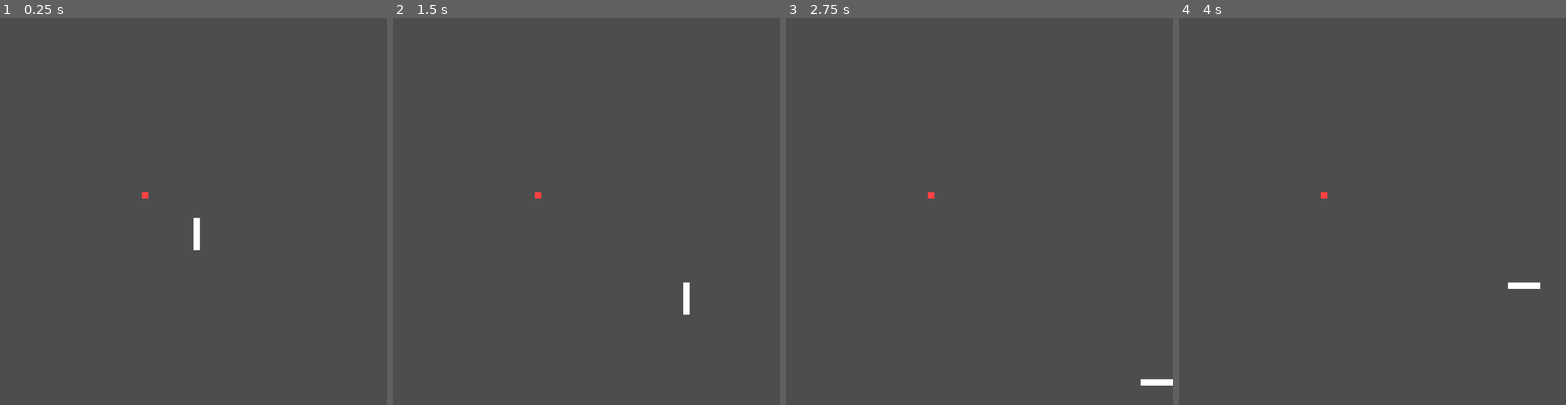
Above: before the commit, frames 1-4 (left to right).
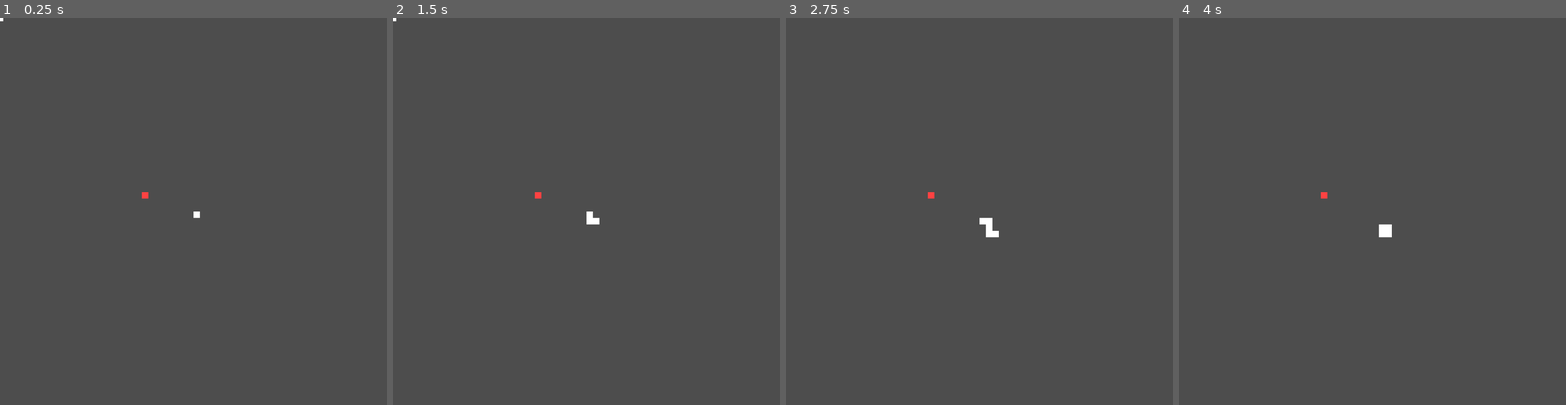
Above: after the commit, the same moments.

Repository: lcrol77/godot-coding-challenges
Game: Godot game, scene res://main.tscn
The game is run twice, just before and just after one commit, with the same random seed, the same clock (stepped at 60 frames per second) and the same inputs.
Inputs:
- Up to frame 1 (0.25 s): no input
- Up to frame 2 (1.5 s): hold D (right) 0.53-1.28 s; hold S (down) from 1.28 s (still down)
- Up to frame 3 (2.75 s): release S (down) at 2.03 s; hold D (right) from 2.03 s (still down)
- Up to frame 4 (4 s): release D (right) at 2.78 s; hold W (up) 2.78-3.53 s; tap Enter at 3.5 s; hold A (left) from 3.53 s (still down)

The runs differ from the first frame. In frame 1, 0.2% of the frame differs, in the area x 0-52%, y 0-60%; in frame 2, 0.2%; in frame 3, 0.3%, in the area x 50-100%, y 51-95%; in frame 4, 0.3%.

Commit message:
fix: issue where snake would run into itself if you buffered the corect inputs

Diff:
--- a/snake/components/snake/snake.gd
+++ b/snake/components/snake/snake.gd
@@ -4,16 +4,14 @@
 @export var move_delay: float = 0.1  # Time (in seconds) between moves
 @onready var body: Node = $Body
 
-enum CardinalDirection {
-	HORIZ, VERT
-}
-
 const SNAKE_BODY = preload("res://components/snake/snakeBody/snake_body.tscn")
 var target_position: Vector2
 var direction: Vector2 = Vector2.DOWN
-var curr_cardnal_direction: CardinalDirection = CardinalDirection.VERT
+# this is the direction that is being "processed on this physics step"
+var curr_physics_direction: Vector2 = direction
 var time_since_last_move: float = 0.0
 var last_pos: Vector2
+
 
 func _ready() -> void:
 	target_position = global_position
@@ -23,6 +21,7 @@
 	if time_since_last_move >= move_delay:
 		last_pos = global_position
 		target_position = global_position + (direction * step_size)
+		curr_physics_direction = direction
 		global_position = target_position
 		Events.grid_add.emit(self)
 		time_since_last_move = 0.0
@@ -34,29 +33,21 @@
 			Events.grid_add.emit(child)
 		Events.grid_remove.emit(last_pos)
 
-
-
 func _process(_delta: float) -> void:
 	var input_direction := Input.get_vector("left", "right", "up", "down")
-	var new_direction: CardinalDirection
-	var horizontal = Input.is_action_pressed("right") or Input.is_action_pressed("left")
-	var vertical = Input.is_action_pressed("up") or Input.is_action_pressed("down")
-	match true:
-		horizontal:
-			new_direction = CardinalDirection.HORIZ
-		vertical:
-			new_direction = CardinalDirection.VERT
+	# FIXME: game current will allow you to cycle through vert -> horiz -> vert without actually
+	# applying a direction update in _physics_process. This can cause the game to think that it
+	# applied the correct logic but it didn't.
+	if Input.is_action_pressed("right") || Input.is_action_pressed("left"):
+		input_direction.y = 0
+	elif Input.is_action_pressed("up") || Input.is_action_pressed("down"):
+		input_direction.x = 0
+	input_direction = input_direction.normalized()
+	if _input_direction_valid(input_direction):
+		direction = input_direction
 
-	if input_direction != Vector2.ZERO and new_direction != curr_cardnal_direction:
-		direction = input_direction
-		if Input.is_action_pressed("right") || Input.is_action_pressed("left"):
-			direction.y = 0
-			curr_cardnal_direction = CardinalDirection.HORIZ
-		elif Input.is_action_pressed("up") || Input.is_action_pressed("down"):
-			direction.x = 0
-			curr_cardnal_direction = CardinalDirection.VERT
-
-	direction = direction.normalized()
+func _input_direction_valid(input_direction) -> bool:
+	return (input_direction.x != 0 and curr_physics_direction.x == 0) or (input_direction.y != 0 and curr_physics_direction.y == 0)
 
 func _add_snake_body(snake_body: SnakeBody) -> void:
 	body.add_child(snake_body)
--- a/snake/main.gd
+++ b/snake/main.gd
@@ -24,7 +24,7 @@
 	var pos : Vector2 = get_global_from_tile(game_grid.get_random_empty_tile())
 	var inst : Area2D = APPLE.instantiate()
 	inst.global_position = pos
-	add_child(inst)
+	call_deferred("add_child", inst)
 
 func get_tile_from_global(global_pos: Vector2) -> Vector2i:
 	var tile_x := int(global_pos.x) / PIXEL_SIZE
--- a/snake/main.tscn
+++ b/snake/main.tscn
@@ -10,7 +10,7 @@
 
 [node name="Snake" parent="." instance=ExtResource("1_0dakr")]
 position = Vector2(610, 610)
-move_delay = 0.05
+move_delay = 0.5
 
 [node name="GameGrid" type="Node" parent="."]
 script = ExtResource("4_wjyrl")
